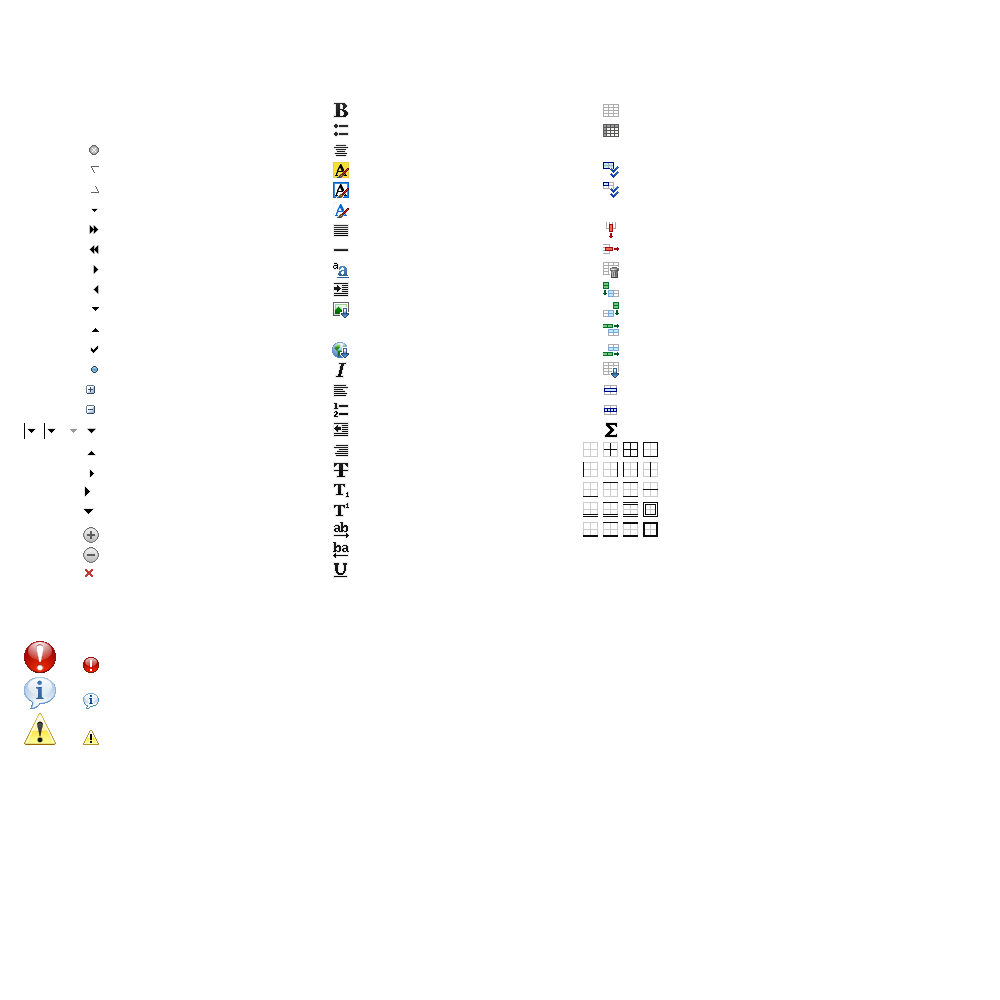
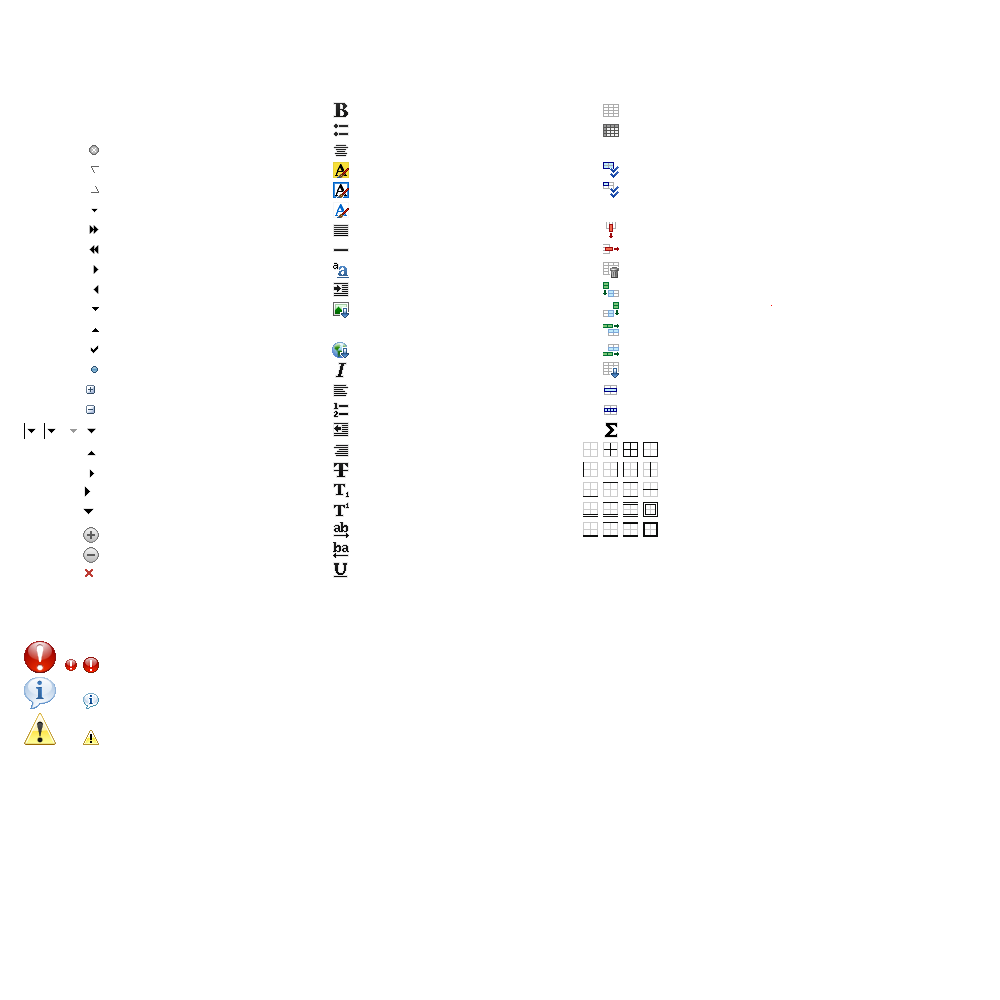
Before/after of a w=1000, h=1000 layered artwork. What changed in the layer stack:
painted on "icons" over 65, 305, 772, 671
